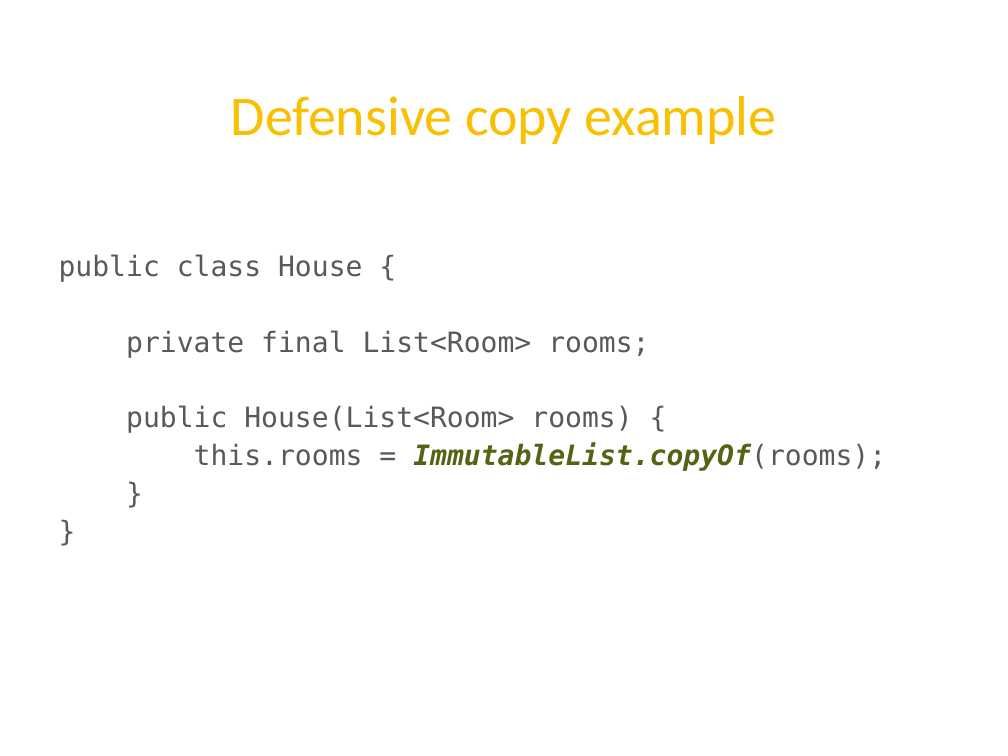
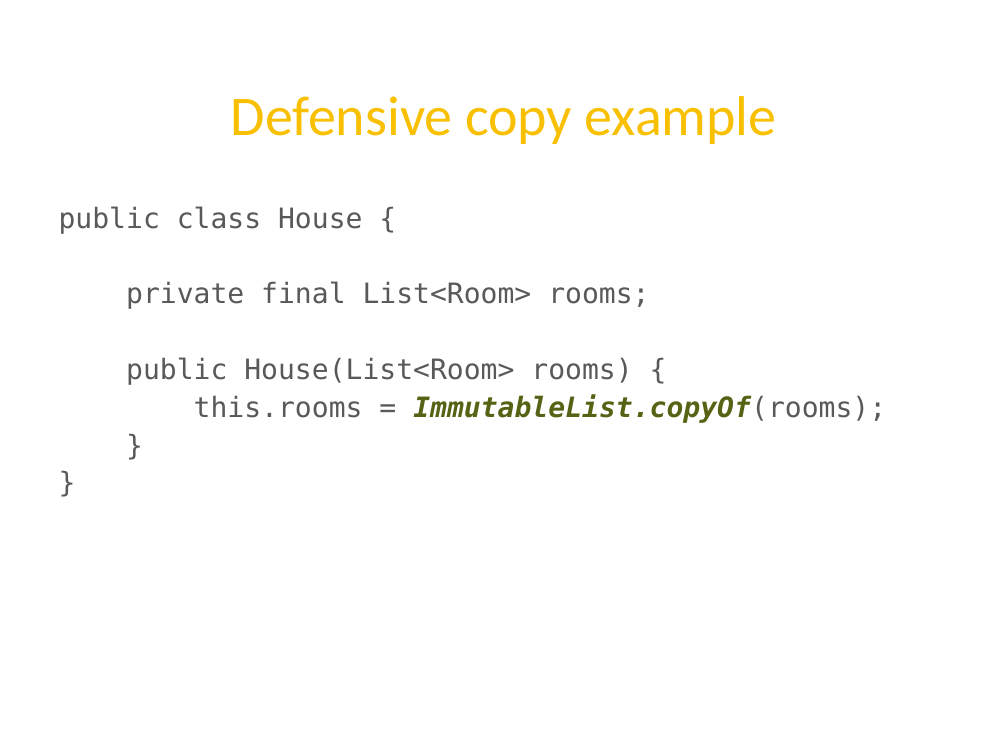
Before and after one commit to twoqubed/JavaMUG-Guava, a slide deck: slide 49 of JavaMUG - Guava.pptx. Drawn at 1008x756 pixels with LibreOffice and Linux fonts; fonts in the diff are those of the drawing; background and template pictures are left out. Boxes give left, top, right and bottom in pixels: in the first picture for what was removed or moved away, otherwise in the second. Text is boxed around its words. In the diff, an @@ line names an element or a change of style, - is before the commit and + after.

```diff
--- a/JavaMUG - Guava.pptx
+++ b/JavaMUG - Guava.pptx
@@ text "public class House {": place and size @@
-text "public class House {" at [59, 254, 886, 471]
+text "public class House {" at [59, 206, 886, 423]
```
Also in this commit, not shown: 3 slides added, 3 other files.
